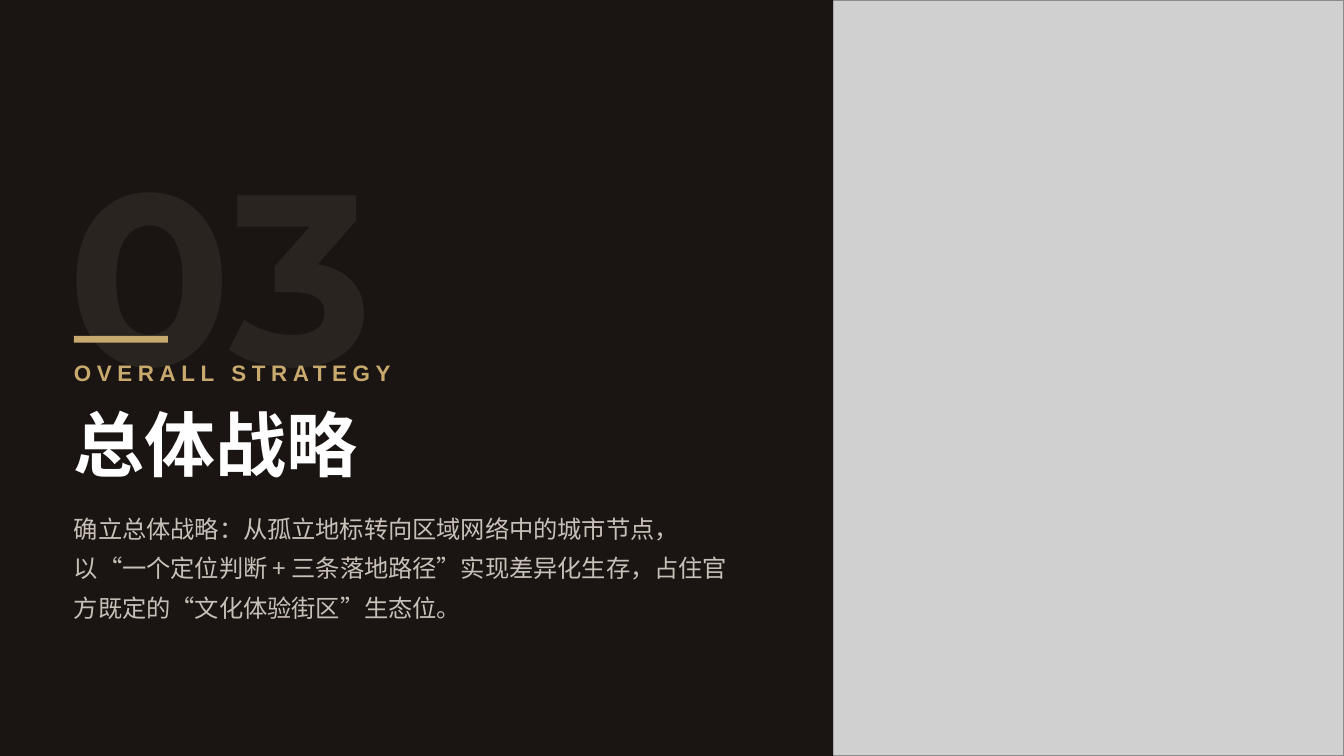
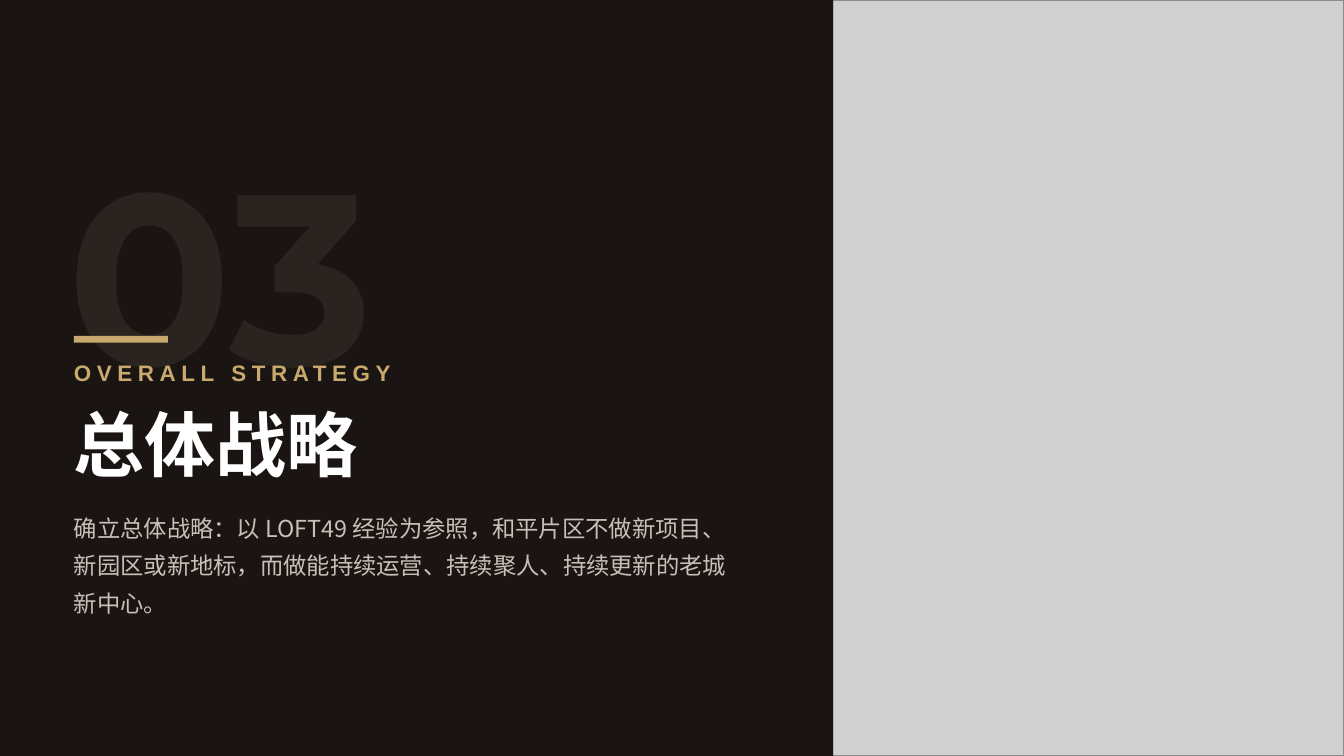
Before and after one commit to everglowwwww/LeoLee-Artical-and-Speech, a slide deck: slide 10 of 和平片区整体规划方案.pptx (slide 12 before the commit). Drawn at 1344x756 pixels with LibreOffice and Linux fonts; fonts in the diff are those of the drawing; grey boxes stand for pictures. Boxes give left, top, right and bottom in pixels: in the first picture for what was removed or moved away, otherwise in the second. Text is boxed around its words. In the diff, an @@ line names an element or a change of style, - is before the commit and + after.

```diff
--- a/和平片区整体规划方案.pptx
+++ b/和平片区整体规划方案.pptx
@@ text at (74, 517, 726, 614): text changed; size 13 to 12.5 pt @@
-确立总体战略：从孤立地标转向区域网络中的城市节点，以“一个定位判断 + 三条落地路径”实现差异化生存，占住官方既定的“文化体验街区”生态位。
+确立总体战略：以 LOFT49 经验为参照，和平片区不做新项目、新园区或新地标，而做能持续运营、持续聚人、持续更新的老城新中心。
```
Also in this commit, not shown: 10 other slides changed, 18 slides added, 20 slides removed.
